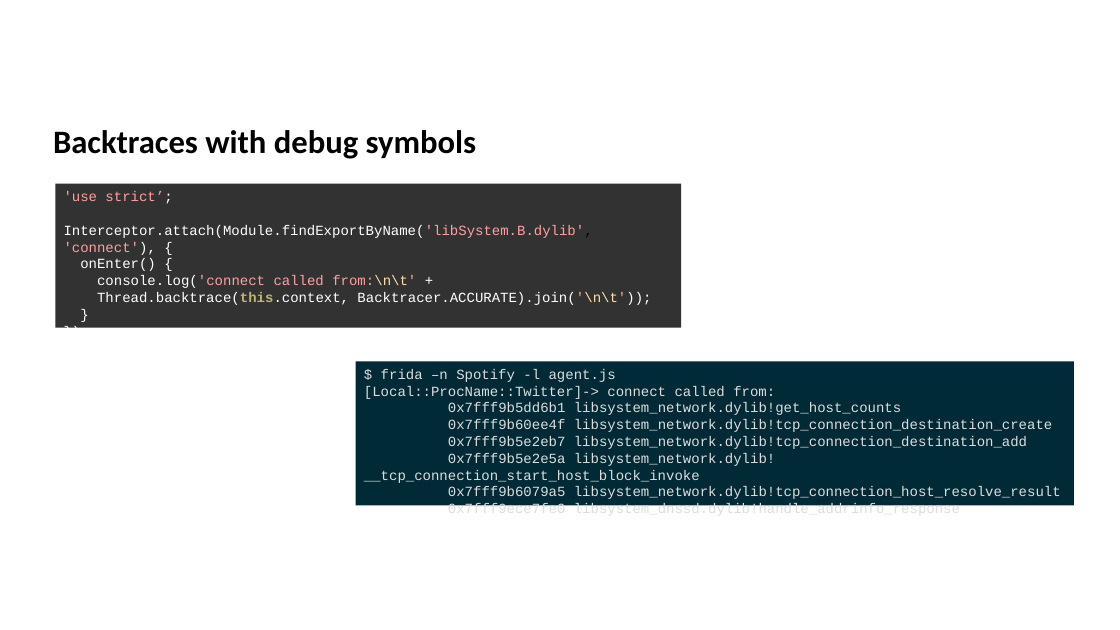
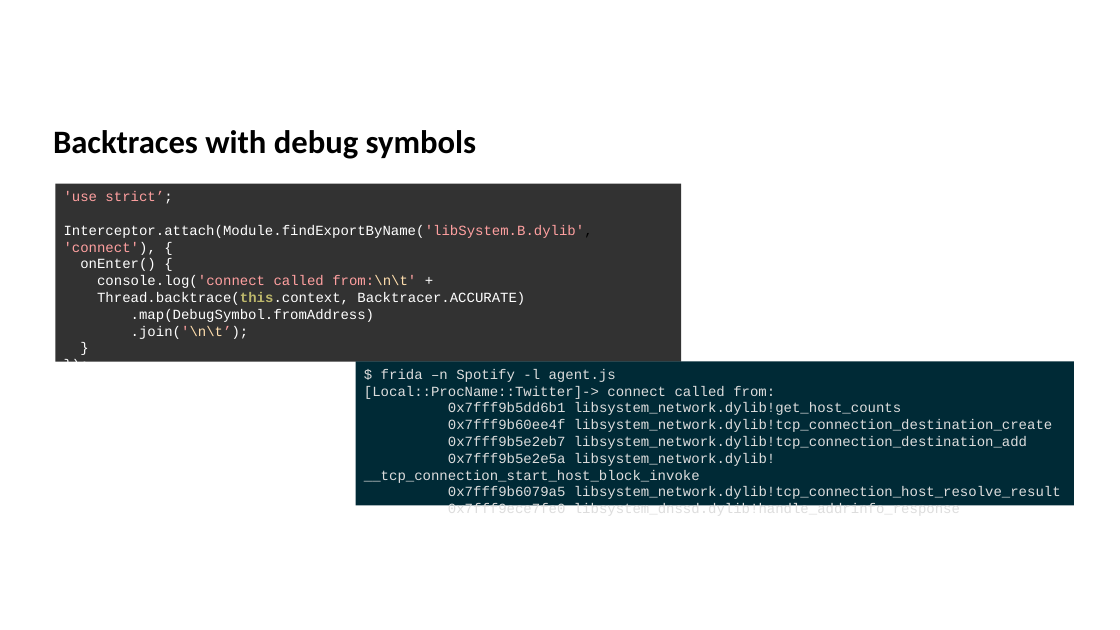
Before and after one commit to frida/frida-presentations, a slide deck: slide 37 of NcN2015/Cross-platform reversing with Frida.pptx (slide 32 before the commit). Drawn at 1120x630 pixels with LibreOffice and Linux fonts; fonts in the diff are those of the drawing. Boxes give left, top, right and bottom in pixels: in the first picture for what was removed or moved away, otherwise in the second. Text is boxed around its words. In the diff, an @@ line names an element or a change of style, - is before the commit and + after.

Commit message:
Update the NcN2015 slides

```diff
--- a/NcN2015/Cross-platform reversing with Frida.pptx
+++ b/NcN2015/Cross-platform reversing with Frida.pptx
@@ rectangle "'use strict’;": place and size @@
-rectangle "'use strict’;" at <box>55,184,681,329</box>
+rectangle "'use strict’;" at <box>55,184,681,362</box>
@@ text in rectangle at <box>97,292,525,339</box>: text changed @@
-Thread.backtrace(this.context, Backtracer.ACCURATE).join('\n\t'));
+Thread.backtrace(this.context, Backtracer.ACCURATE)
+.map(DebugSymbol.fromAddress)
+.join('\n\t’);
```
Also in this commit, not shown: 2 other slides changed, 6 slides added.
